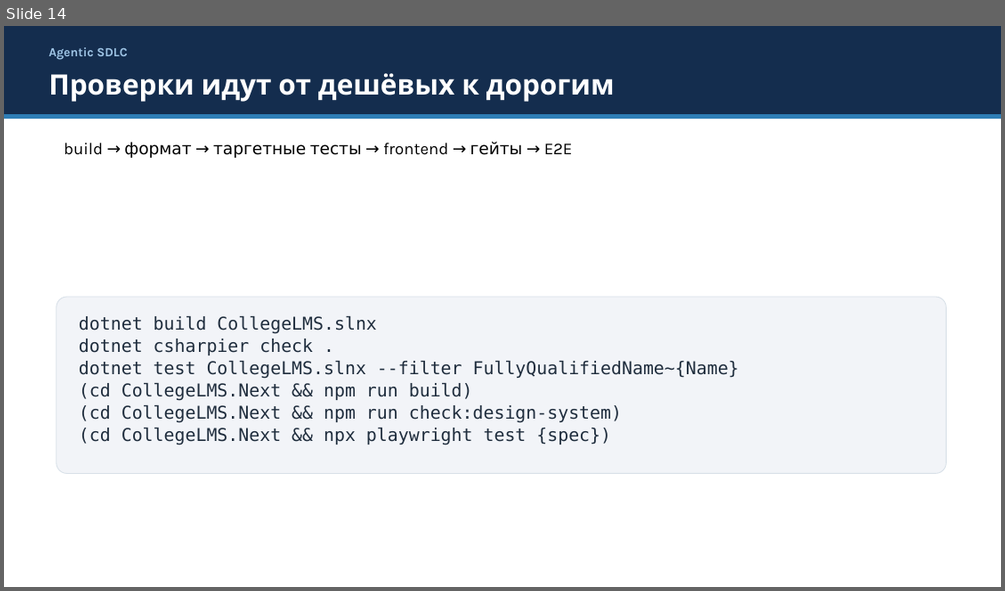
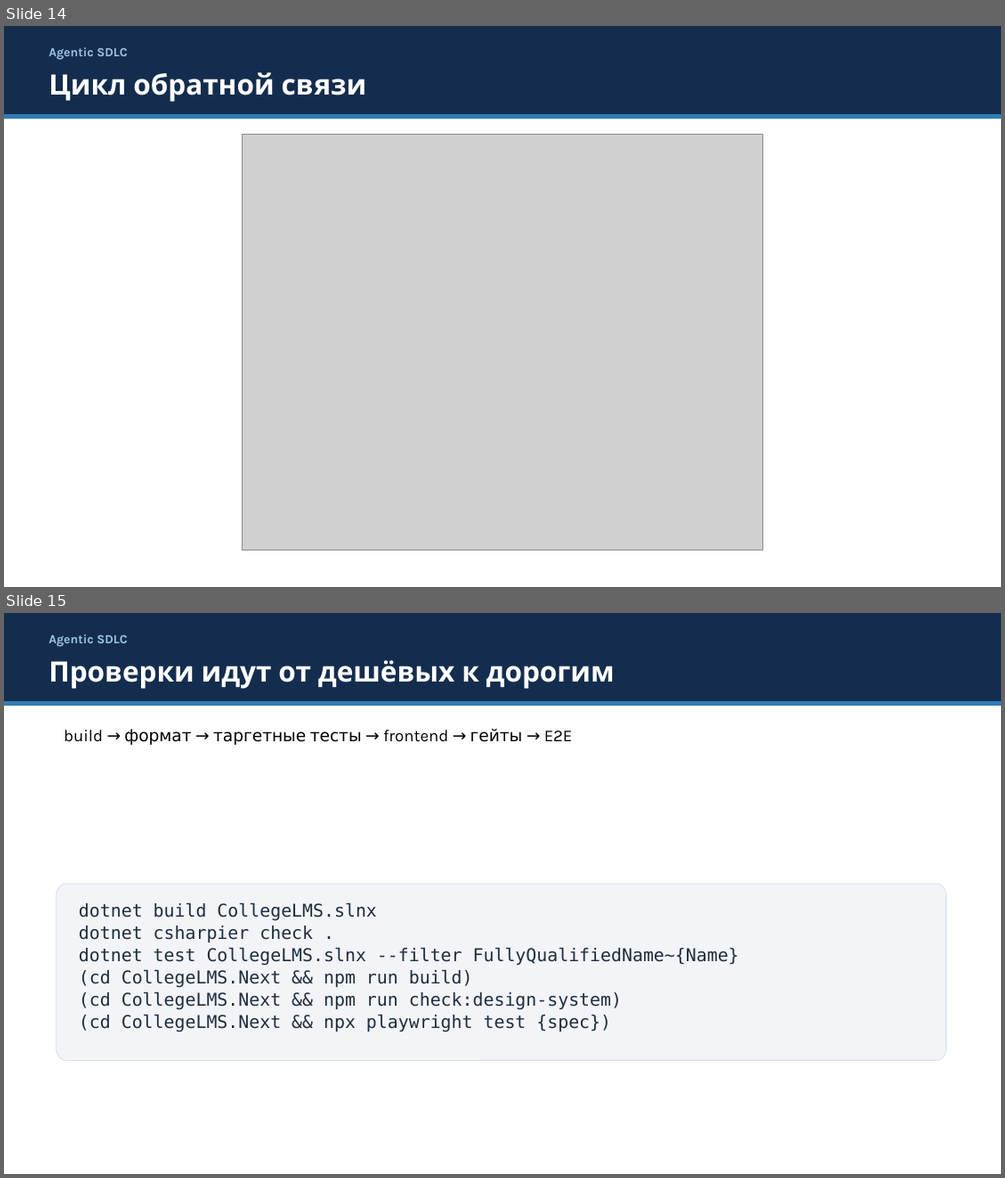
Before and after one commit to artemovsergey/agentic-sdlc, a slide deck: dist/pptx/agentic-sdlc-w02-lecture.pptx. Shown one above the other, each under a label of ours: slide 14 before the commit, slides 14 and 15 after it. The pictures are 1005x591 and 1005x1178 pixels, drawn with LibreOffice and Linux fonts; fonts in the diff are those of the drawing; grey boxes stand for pictures. Boxes give left, top, right and bottom in pixels: in the first picture for what was removed or moved away, otherwise in the second. Text is boxed around its words. In the diff, an @@ line names an element or a change of style, - is before the commit and + after.

```diff
--- a/dist/pptx/agentic-sdlc-w02-lecture.pptx
+++ b/dist/pptx/agentic-sdlc-w02-lecture.pptx
@@ slide 14 added at [4, 26, 1001, 587], background #FFFFFF @@
@@ rectangle added at [4, 26, 1001, 114], fill #142D4E @@
@@ text added at [48, 47, 127, 60], 12 pt, text #9FC5E6, bold @@
+Agentic SDLC
@@ text added at [48, 72, 367, 102], 27 pt, text #FFFFFF, bold @@
+Цикл обратной связи
@@ rectangle added at [4, 114, 1001, 119], fill #2E7DB5 @@
@@ picture added at [243, 135, 763, 549] @@
@@ what was slide 14 is now slide 15 @@
```
Also in this commit, not shown: 5 other files.
